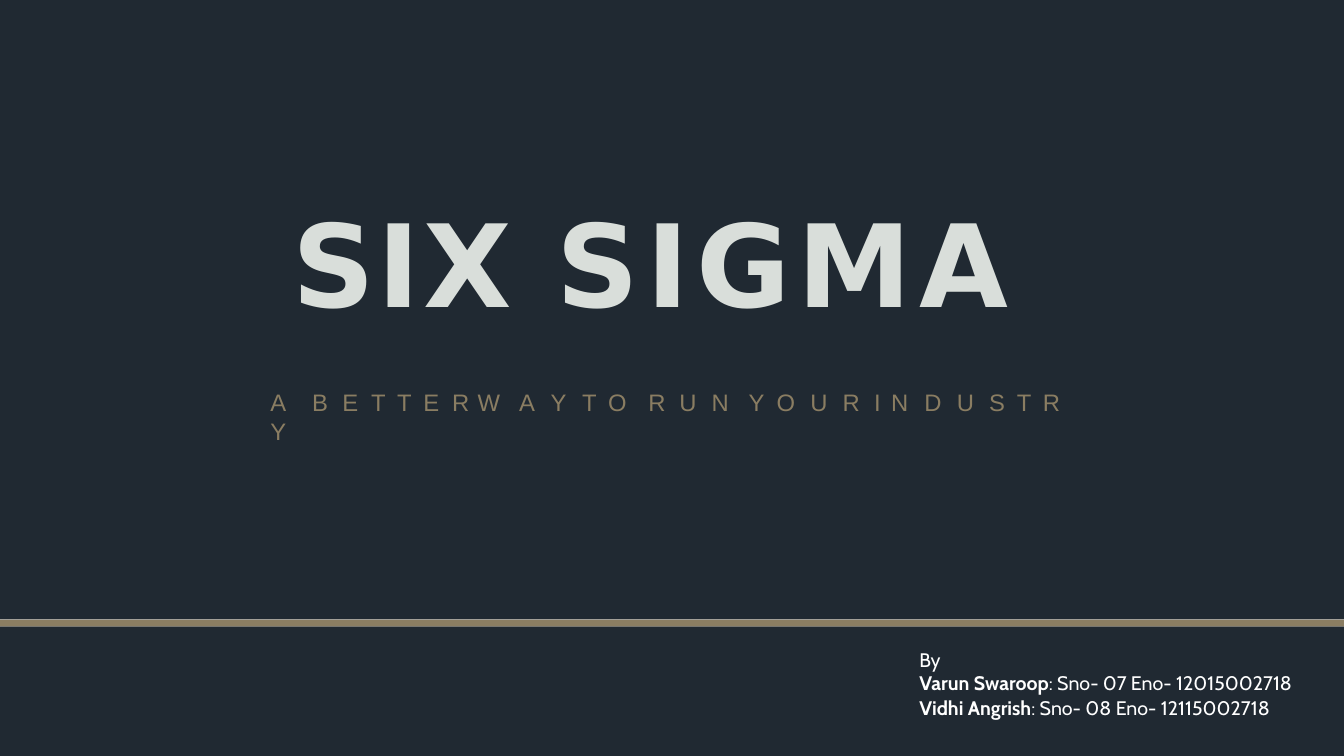
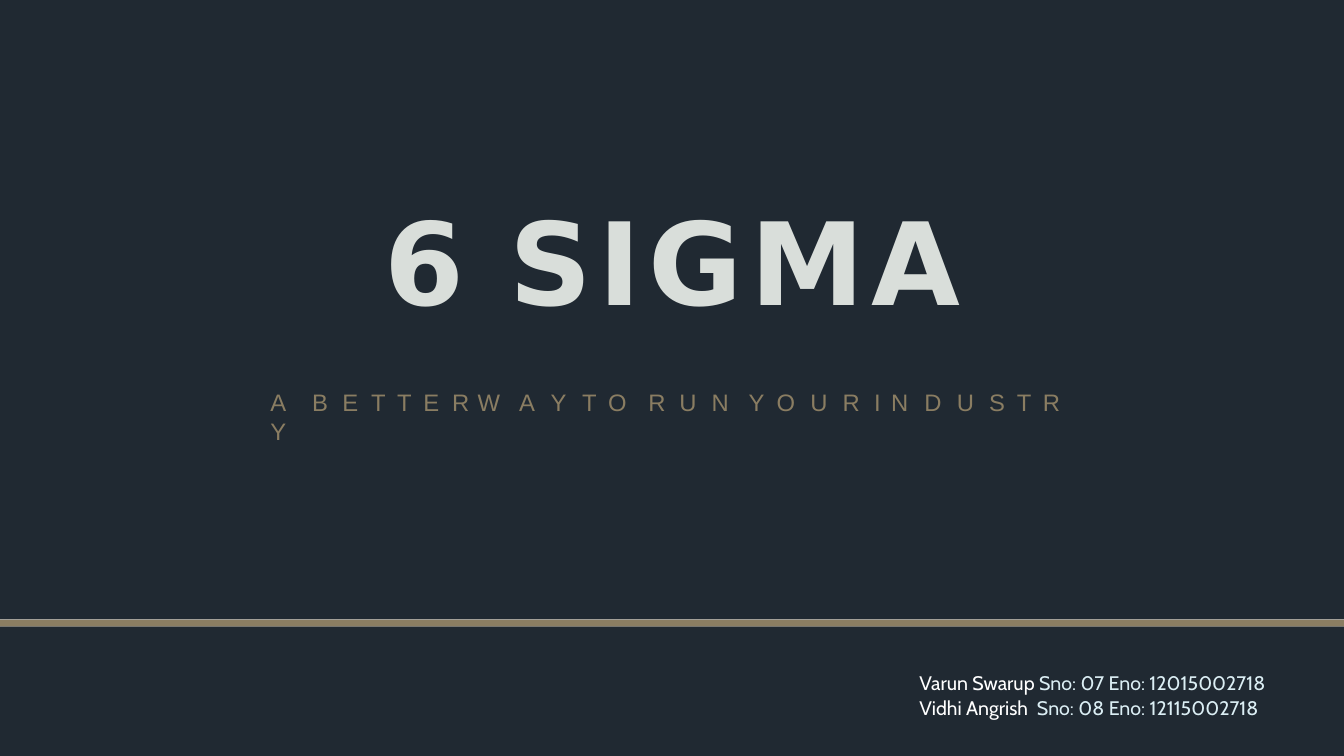
Before and after one commit to vd152/portfolio2, a slide deck: slide 1 of assets/img/IM.pptx. Drawn at 1344x756 pixels with LibreOffice and Linux fonts; fonts in the diff are those of the drawing. Boxes give left, top, right and bottom in pixels: in the first picture for what was removed or moved away, otherwise in the second. Text is boxed around its words. In the diff, an @@ line names an element or a change of style, - is before the commit and + after.

```diff
--- a/assets/img/IM.pptx
+++ b/assets/img/IM.pptx
@@ title at (x1=385, y1=220, x2=960, y2=307): text changed @@
-SIX SIGMA
+6 SIGMA
@@ text at (x1=919, y1=676, x2=1265, y2=720): text changed; text colour #FFFFFF to #DBEEF4 @@
-By
-Varun Swaroop: Sno- 07 Eno- 12015002718
-Vidhi Angrish: Sno- 08 Eno- 12115002718
+Varun Swarup Sno: 07 Eno: 12015002718
+Vidhi Angrish Sno: 08 Eno: 12115002718
```
Also in this commit, not shown: 5 other slides changed, 1 slide added, 1 slide removed.
